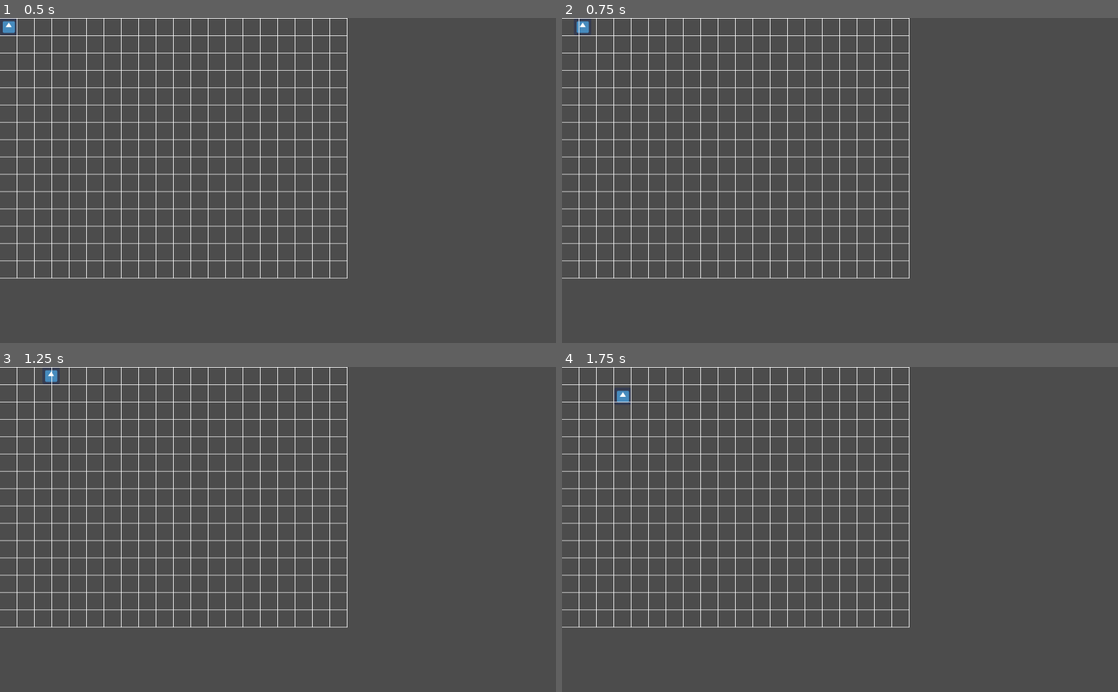
Above: before the commit, frames 1-4 (two rows, left to right).
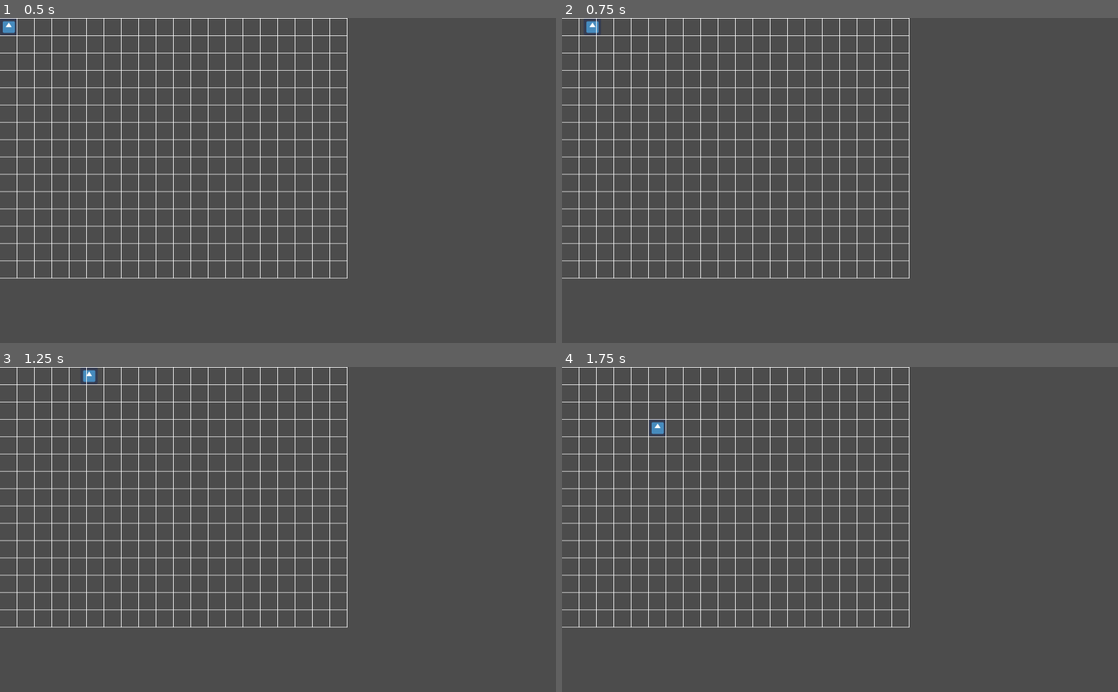
Above: after the commit, the same moments.

Repository: frtp2612/godot-tutorials
Game: Godot game, scene res://World.tscn
The game is run twice, just before and just after one commit, with the same random seed, the same clock (stepped at 60 frames per second) and the same inputs. The project has no main scene, so this scene is started directly. The engine's default icon, where the game draws it, is replaced by a stand-in: a white triangle on a blue panel in a dark square.
Inputs:
- Up to frame 1 (0.5 s): no input
- Up to frame 2 (0.75 s): tap Enter at 0.5 s; hold Right (ui_right) from 0.53 s (still down)
- Up to frame 3 (1.25 s): keep holding Right (ui_right)
- Up to frame 4 (1.75 s): release Right (ui_right) at 1.28 s; hold Down (ui_down) from 1.28 s (still down)

Frame 1 is identical in both runs. In frame 2, 0.1% of the frame differs, in the area x 2-7%, y 0-5%; in frame 3, 0.2%; in frame 4, 0.2%, in the area x 9-19%, y 7-21%.

Commit message:
godot-3-grid-based-movement
Fixed wrong position allowed code.
Made some cleanup of useless code.

Diff:
--- a/godot3/2d-grid-based-movement/Player.gd
+++ b/godot3/2d-grid-based-movement/Player.gd
@@ -5,12 +5,8 @@
 var target_position = Vector2.ZERO
 var movement_direction = Vector2.ZERO
 
-var snap_vector = Vector2.ZERO
-
-
 func _ready():
 	target_position = position
-	snap_vector = Vector2(Settings.TILE_SIZE, Settings.TILE_SIZE)
 
 func _process(delta):
 	if position == target_position:
@@ -34,10 +30,9 @@
 	if position.distance_to(target_position) > speed:
 		position += direction * speed
 	else:
-		position = position.snapped(snap_vector)
 		position = target_position
 		movement_direction = Vector2.ZERO
 
 func is_position_allowed():
 	var new_position = target_position / Settings.TILE_SIZE + movement_direction
-	return new_position.x > 0 && new_position.x < Settings.WORLD_GRID_COLUMNS && new_position.y > 0 && new_position.y < Settings.WORLD_GRID_ROWS
+	return new_position.x >= 0 && new_position.x < Settings.WORLD_GRID_COLUMNS && new_position.y >= 0 && new_position.y < Settings.WORLD_GRID_ROWS
--- a/godot3/2d-grid-based-movement/Settings.gd
+++ b/godot3/2d-grid-based-movement/Settings.gd
@@ -1,7 +1,7 @@
 extends Node
 
 
-const TILE_SIZE = 32
+const TILE_SIZE = Vector2(32, 32)
 
 const WORLD_GRID_ROWS = 15
 const WORLD_GRID_COLUMNS = 20
--- a/godot3/2d-grid-based-movement/World.tscn
+++ b/godot3/2d-grid-based-movement/World.tscn
@@ -11,7 +11,6 @@
 scale = Vector2( 0.5, 0.5 )
 texture = ExtResource( 2 )
 script = ExtResource( 3 )
-speed = 2
 
 [node name="Grid" type="Control" parent="."]
 script = ExtResource( 1 )
